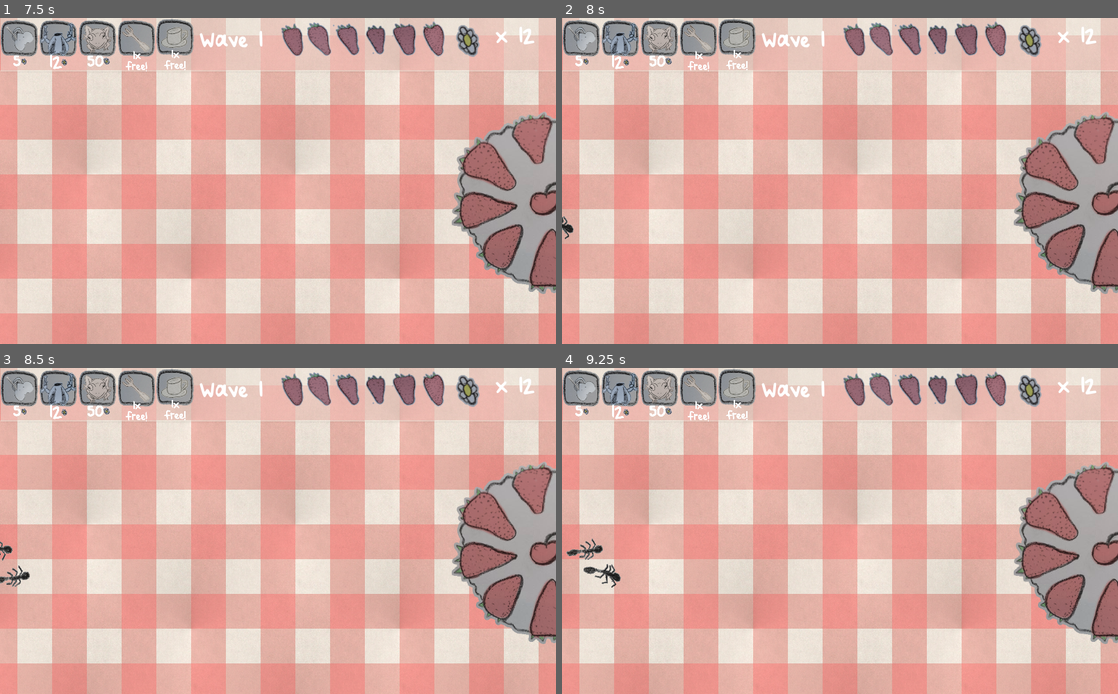
Above: before the commit, frames 1-4 (two rows, left to right).
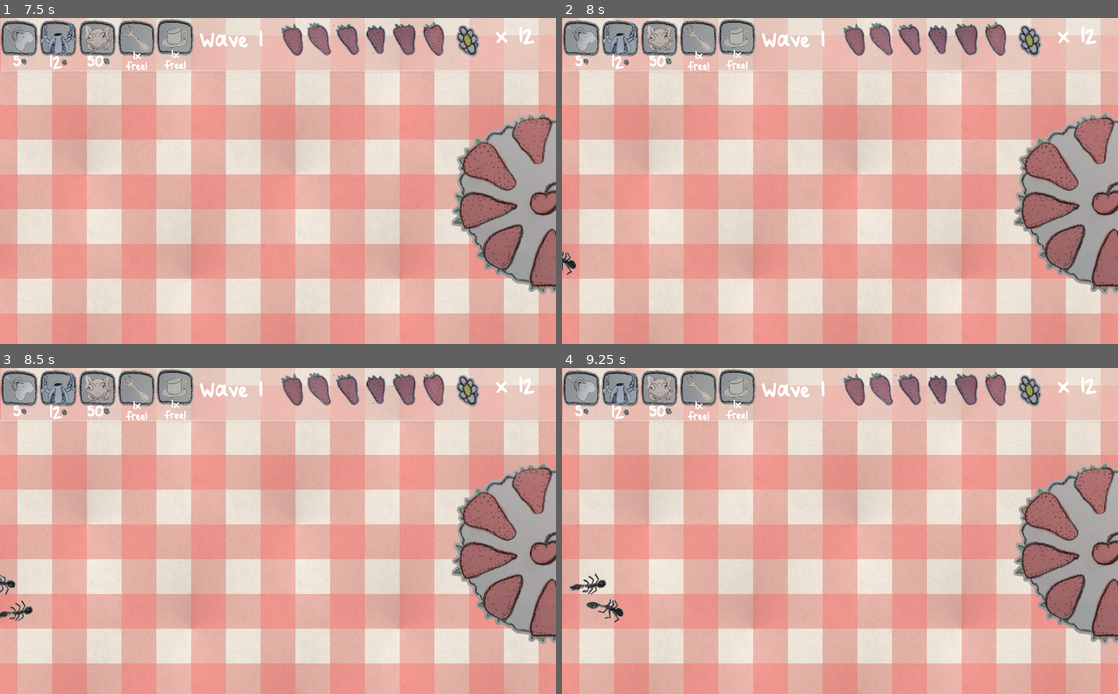
Above: after the commit, the same moments.

Repository: JeppeLindberg/Picnic
Game: Godot game, scene res://Scenes/TitleScreen.tscn
Two runs of this game, one before a commit and one after it. Both use one fixed random seed, a clock stepped at 60 frames per second and the inputs below.
Inputs (mouse positions are in pixels of both pictures, inside the frame that each line leads up to):
- Up to frame 1 (7.5 s): click "Start" at 0.5 s; tap Enter at 1.25, 2.75, 4.25 s; move the mouse to (400, 164) at 1.27 s; click (400, 164) at 1.42 s; tap Space at 2, 3.5, 5 s; move the mouse to (166, 197) at 2.02 s; click (166, 197) at 2.17 s; move the mouse to (333, 109) at 2.77 s; click (333, 109) at 2.92 s; move the mouse to (250, 246) at 3.52 s; click (250, 246) at 3.67 s; move the mouse to (444, 229) at 4.27 s; click (444, 229) at 4.42 s; move the mouse to (111, 132) at 5.02 s; click (111, 132) at 5.17 s; move the mouse to (305, 181) at 5.77 s; click (305, 181) at 5.92 s; move the mouse to (194, 99) at 6.52 s; click (194, 99) at 6.67 s; move the mouse to (400, 164) at 7.27 s; click (400, 164) at 7.42 s
- Up to frame 2 (8 s): no input
- Up to frame 3 (8.5 s): move the mouse to (166, 547) at 8.02 s; click (166, 547) at 8.17 s
- Up to frame 4 (9.25 s): move the mouse to (895, 459) at 8.77 s; click (895, 459) at 8.92 s

Frame 1 is identical in both runs. In frame 2, 0.2% of the frame differs, in the area x 0-3%, y 60-79%; in frame 3, 0.4%; in frame 4, 0.7%, in the area x 0-12%, y 52-79%.

Commit message:
Ants now spawn on all lanes

Diff:
--- a/Scenes/MainScene.tscn
+++ b/Scenes/MainScene.tscn
@@ -149,6 +149,6 @@
 position = Vector2( 15, 35 )
 
 [node name="BottomRight" type="Node2D" parent="EnemySpawn"]
-position = Vector2( 123, 436 )
+position = Vector2( 136, 518 )
 
 [node name="PathfindDebug" type="Line2D" parent="."]
